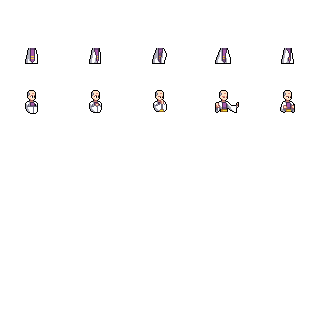
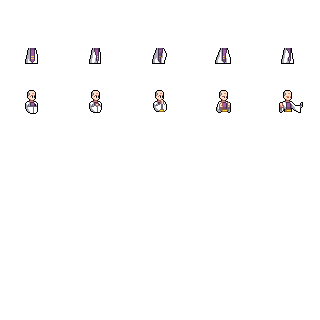
Layer changes from the first 320×320 image to the second:
painted on "Layer 1" over [159, 95, 303, 113]
